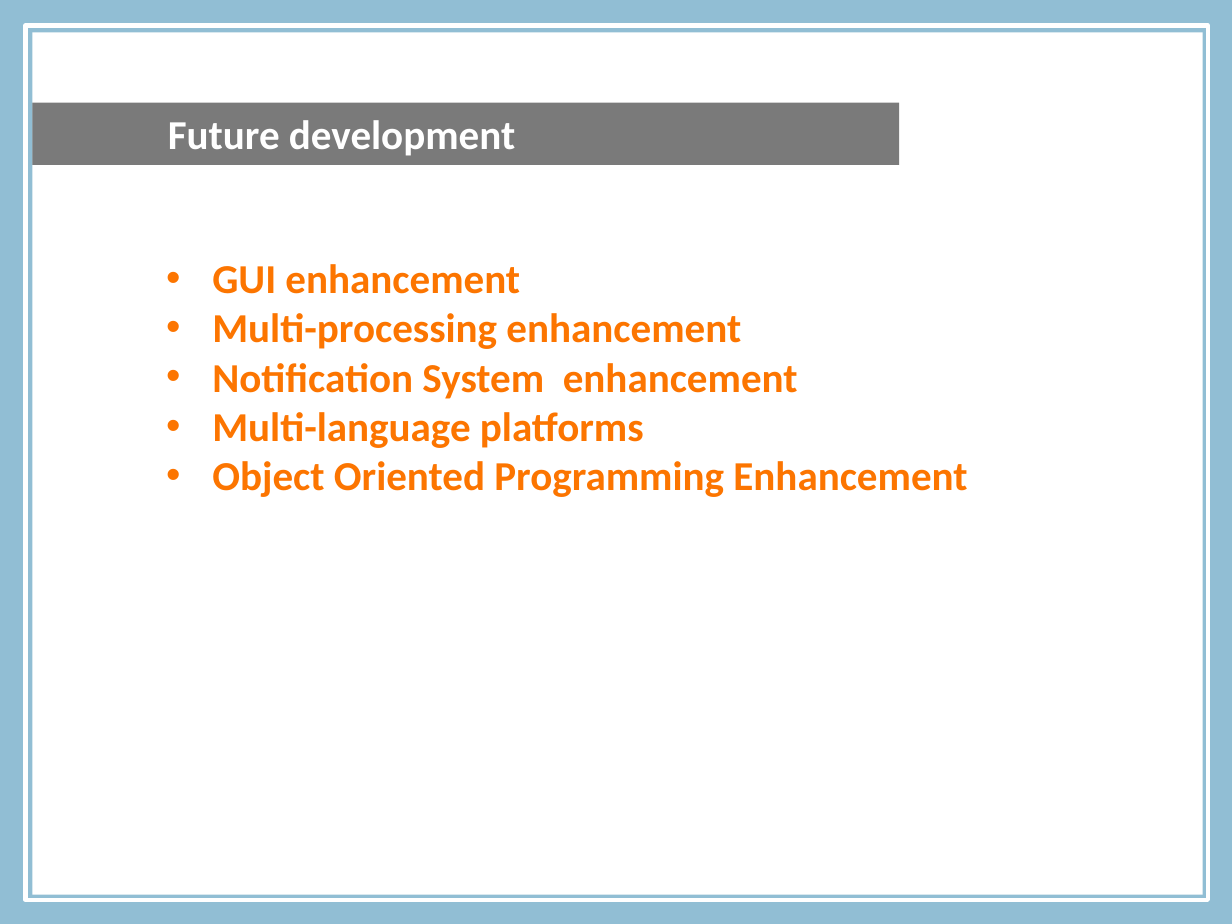
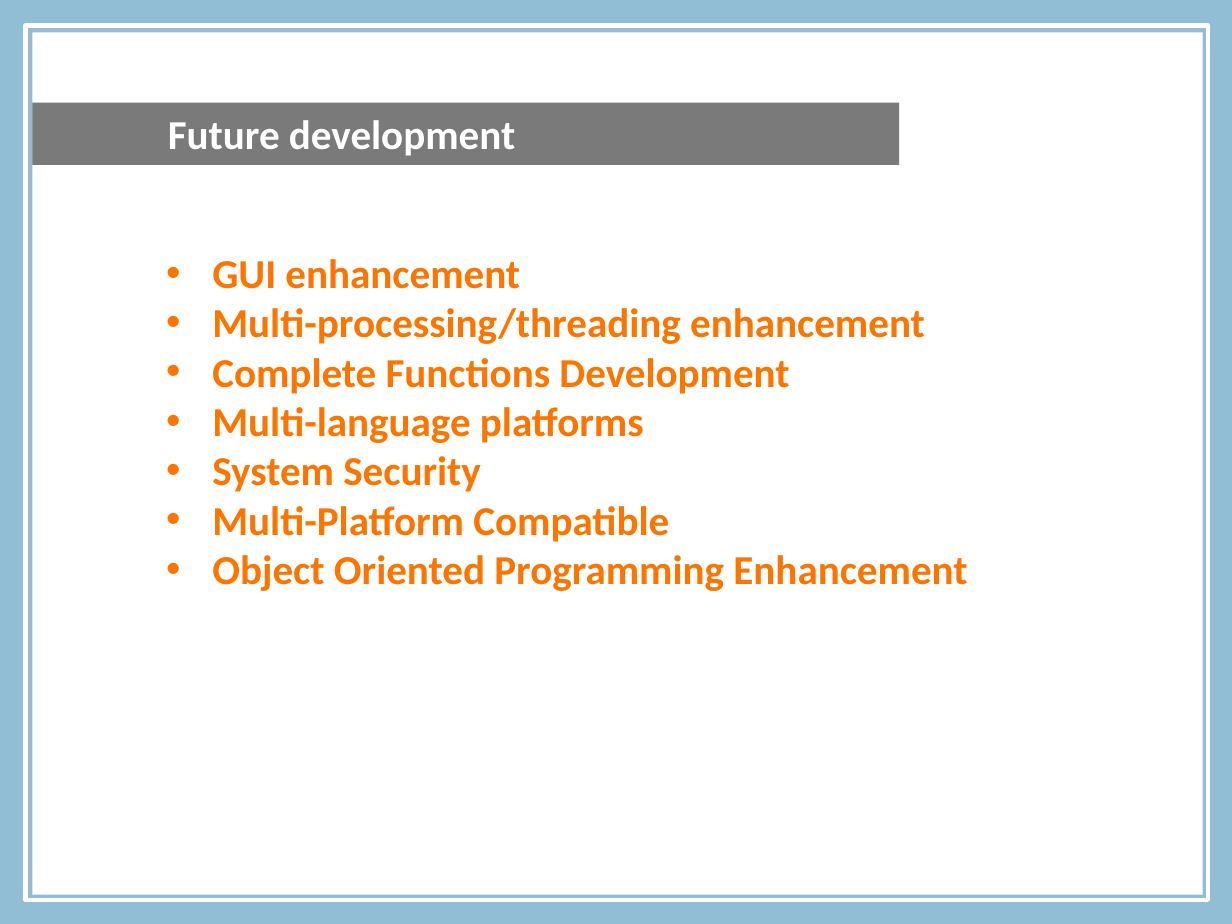
Before and after one commit to michaelleung0o0/comp3006, a slide deck: slide 31 of ppt/Presentation3.pptx (slide 26 before the commit). Drawn at 1232x924 pixels with LibreOffice and Linux fonts; fonts in the diff are those of the drawing; background and template pictures are left out. Boxes give left, top, right and bottom in pixels: in the first picture for what was removed or moved away, otherwise in the second. Text is boxed around its words. In the diff, an @@ line names an element or a change of style, - is before the commit and + after.

```diff
--- a/ppt/Presentation3.pptx
+++ b/ppt/Presentation3.pptx
@@ text at (212,308,925,394): text changed @@
-• Multi-processing enhancement
-• Notification System enhancement
+• Multi-processing/threading enhancement
+• Complete Functions Development
@@ text at (212,456,669,542): paragraphs added @@
+• System Security
+• Multi-Platform Compatible
```
Also in this commit, not shown: 2 other slides changed, 10 slides added, 13 slides removed, 2 other files.
